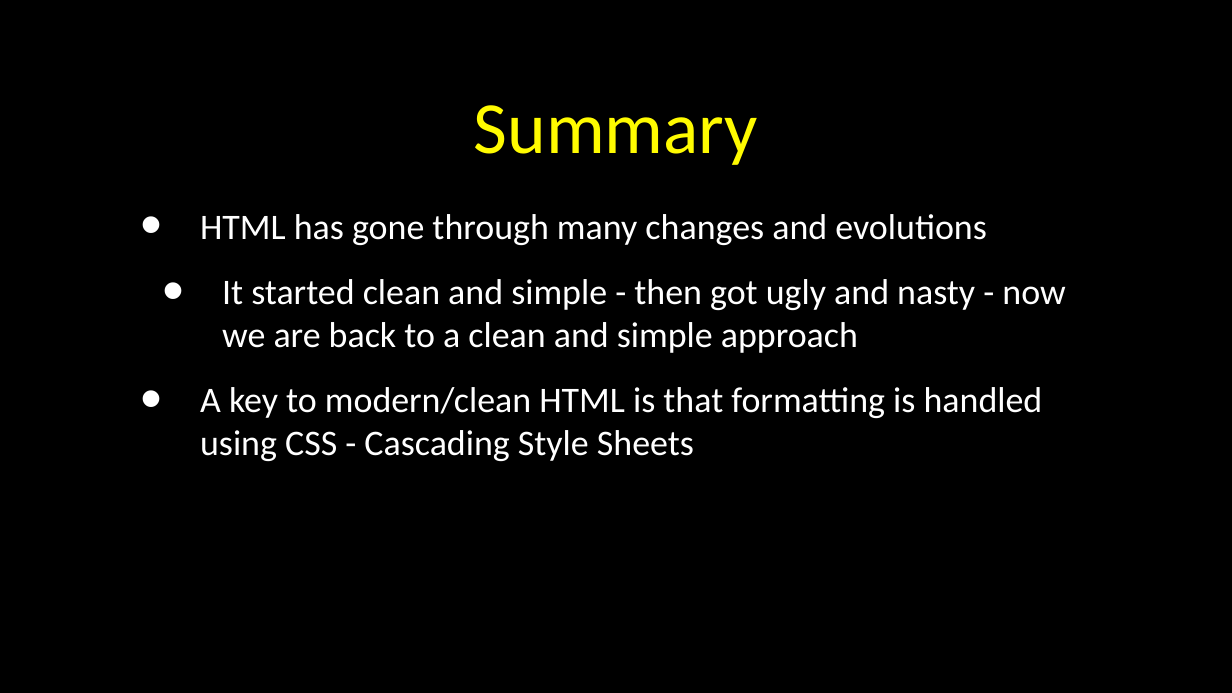
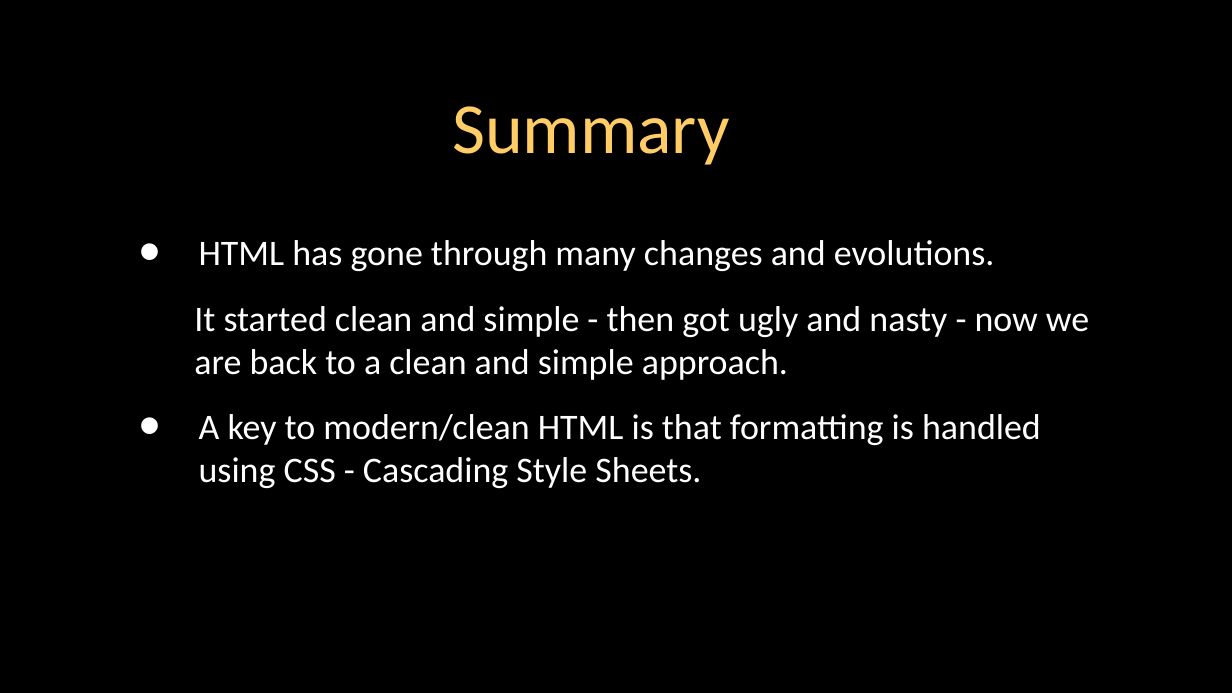
Before and after one commit to csev/wa4e, a slide deck: slide 29 of lectures/Web-02-HTML.ppt. Drawn at 1232x693 pixels with LibreOffice and Linux fonts; fonts in the diff are those of the drawing. Boxes give left, top, right and bottom in pixels: in the first picture for what was removed or moved away, otherwise in the second. Text is boxed around its words. In the diff, an @@ line names an element or a change of style, - is before the commit and + after.

```diff
--- a/lectures/Web-02-HTML.ppt
+++ b/lectures/Web-02-HTML.ppt
@@ title "Summary" at <box>452,106,730,165</box>: size 43 to 42 pt, text colour #FFFB00 to #FFCC66 @@
@@ text at <box>194,240,1089,488</box>: text changed @@
-• HTML has gone through many changes and evolutions
-  • It started clean and simple - then got ugly and nasty - now we are back to a clean and simple approach
-• A key to modern/clean HTML is that formatting is handled using CSS - Cascading Style Sheets
+• HTML has gone through many changes and evolutions.
+    It started clean and simple - then got ugly and nasty - now we are back to a clean and simple approach.
+• A key to modern/clean HTML is that formatting is handled using CSS - Cascading Style Sheets.
```
Also in this commit, not shown: 28 other slides changed, 2 other files.
